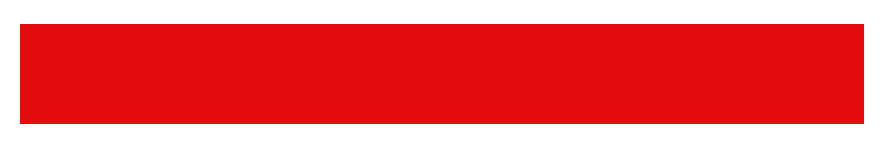
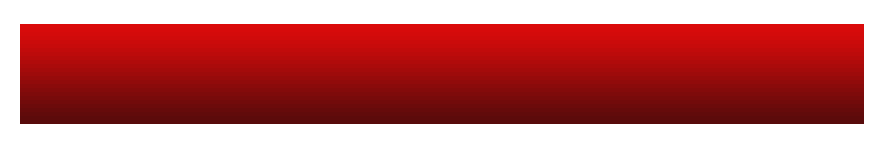
Before/after of a 888px x 148px layered artwork. What changed in the layer stack:
pixels changed over [left=20, top=24, right=864, bottom=124] (layer not identified)
